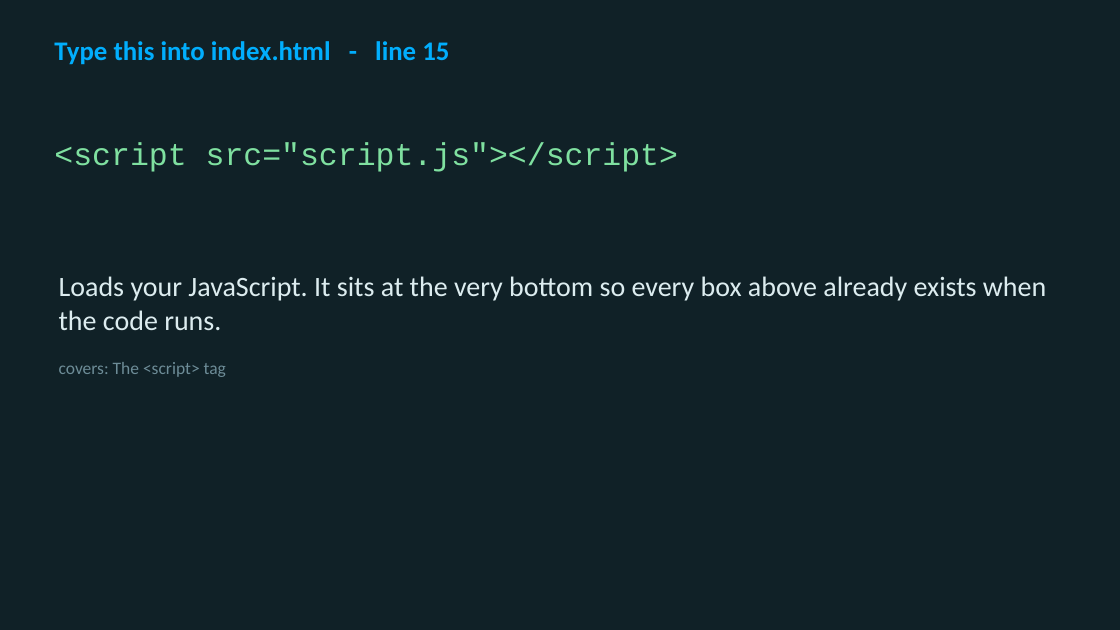
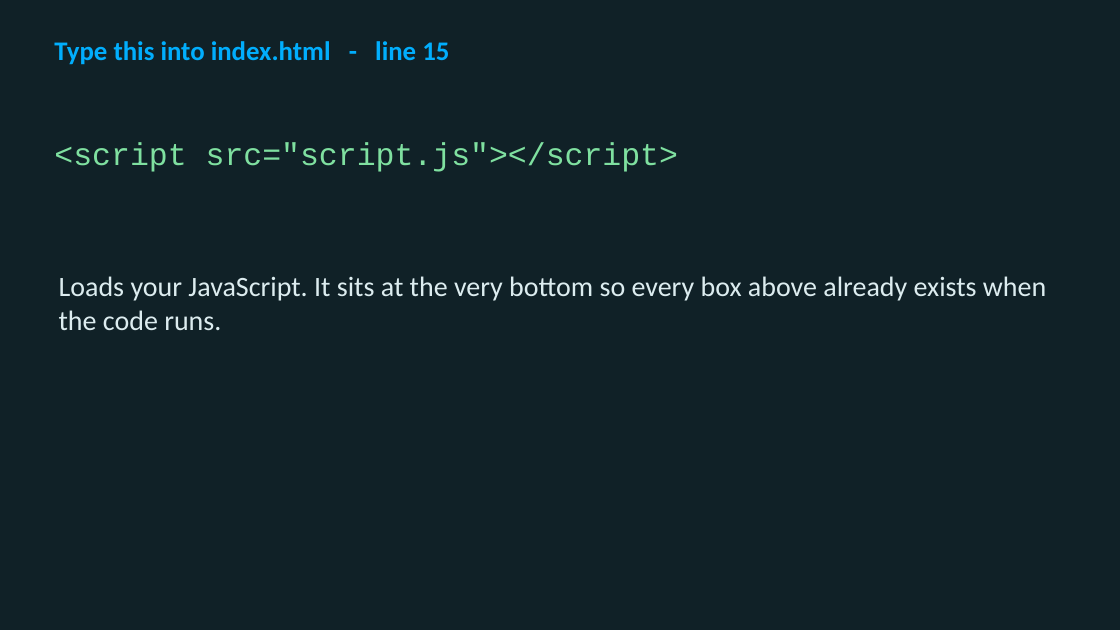
Before and after one commit to utgapps/utgapps.github.io, a slide deck: slide 81 of ai101/slides/week-01.pptx. Drawn at 1120x630 pixels with LibreOffice and Linux fonts; fonts in the diff are those of the drawing. Boxes give left, top, right and bottom in pixels: in the first picture for what was removed or moved away, otherwise in the second. Text is boxed around its words. In the diff, an @@ line names an element or a change of style, - is before the commit and + after.

```diff
--- a/ai101/slides/week-01.pptx
+++ b/ai101/slides/week-01.pptx
@@ text at <box>59,362,226,377</box>: paragraph removed @@
-covers: The <script> tag
```
Also in this commit, not shown: 47 other slides changed, 16 other files.
